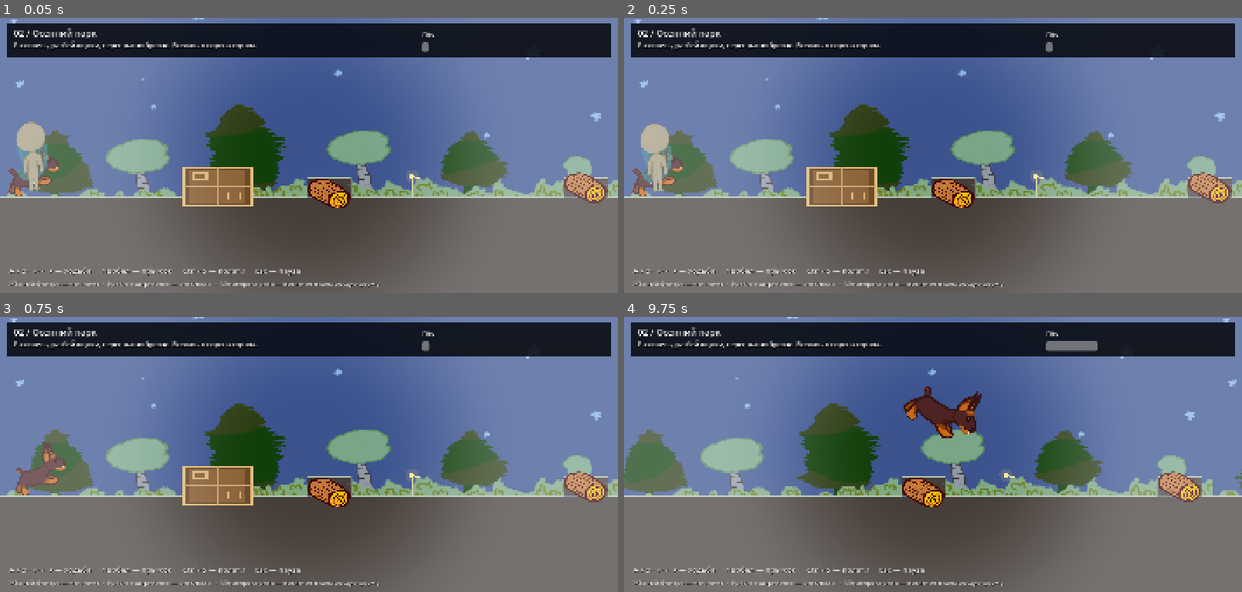
Above: before the commit, frames 1-4 (two rows, left to right).
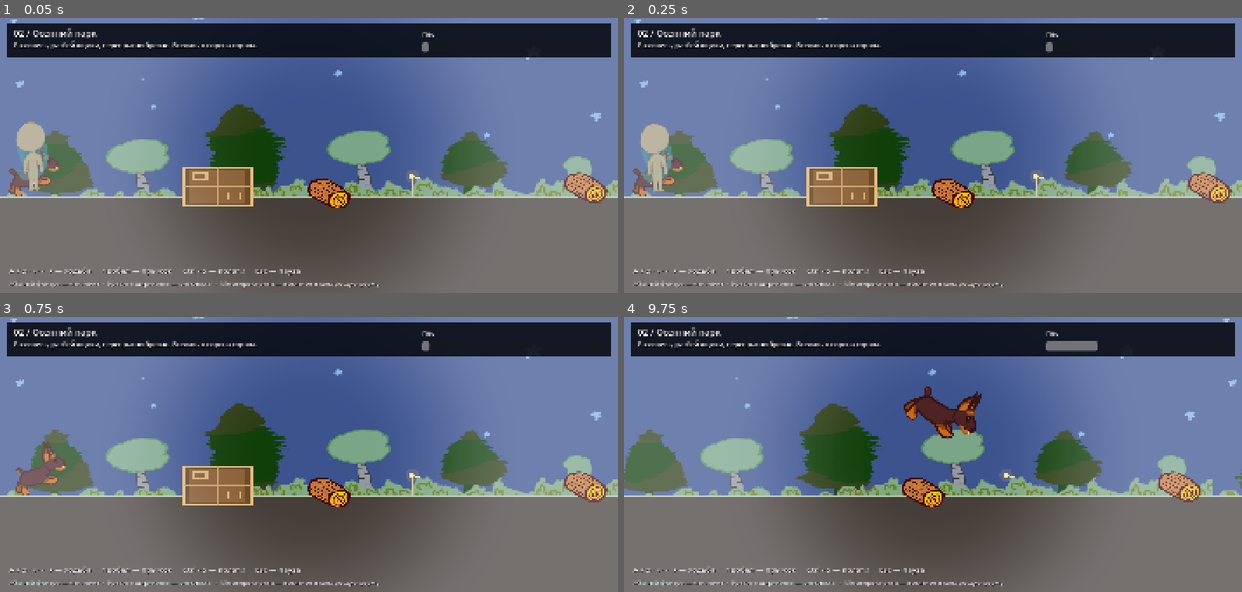
Above: after the commit, the same moments.

Repository: marykakao25-ux/ghost
Game: Godot game, scene res://scenes/Level_Dog_Park.tscn
Two runs of this game, one before a commit and one after it. Both use one fixed random seed, a clock stepped at 60 frames per second and the inputs below. This scene is started directly instead of the project's main scene.
Inputs:
- Up to frame 1 (0.05 s): no input
- Up to frame 2 (0.25 s): no input
- Up to frame 3 (0.75 s): tap Enter at 0.5 s; hold D (move_right) from 0.53 s (still down); hold Ctrl (crawl) from 0.53 s (still down)
- Up to frame 4 (9.75 s): tap Space (jump) at 0.77, 1.52, 3.02, 3.77, 4.52, 6.02, 6.77, 7.52, 9.02 s; release Ctrl (crawl) at 1.28 s; tap Q (shapeshift) at 1.35, 5.1, 8.85 s; release D (move_right) at 2.03 s; hold A (move_left) 2.03-2.78 s; tap 3 (shapeshift_bird) at 2.1, 5.85, 9.6 s; hold D (move_right) 2.78-4.28 s; tap 1 (shapeshift_cat) at 2.85, 6.6 s; tap 2 (shapeshift_dog) at 3.6, 7.35 s; hold A (move_left) 4.28-5.03 s; tap Ctrl (crawl) at 4.35 s; hold D (move_right) 5.03-5.78 s; hold A (move_left) 5.78-7.28 s; hold D (move_right) 7.28-9.53 s; hold Ctrl (crawl) 8.03-8.78 s; hold A (move_left) from 9.53 s (still down)

The runs differ from the first frame. In frame 1, 0.3% of the frame differs, in the area x 49-99%, y 57-66%; in frame 2, 0.3%; in frame 3, 0.3%; in frame 4, 0.3%.

Commit message:
[T-0044] fix(presentation): hide prop collision bars

Diff:
--- a/scripts/LevelPresentation.gd
+++ b/scripts/LevelPresentation.gd
@@ -64,6 +64,9 @@
 				continue
 			var rect: Rect2 = collider.global_transform * collider.shape.get_rect()
 			if node is StaticBody2D:
+				var body_name: String = str(node.name)
+				if body_name.begins_with("BenchBody") or body_name.begins_with("LogBody"):
+					continue
 				_surfaces.append(rect)
 			elif node.name.begins_with("Checkpoint"):
 				_checkpoints.append((node as Node2D).position)
